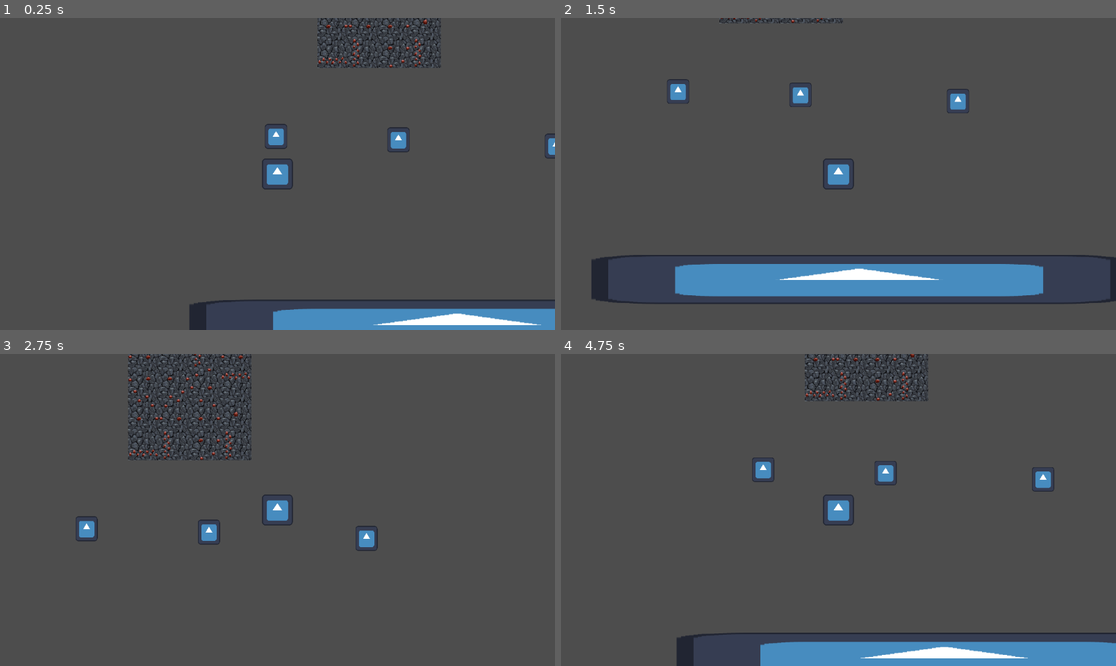
Above: before the commit, frames 1-4 (two rows, left to right).
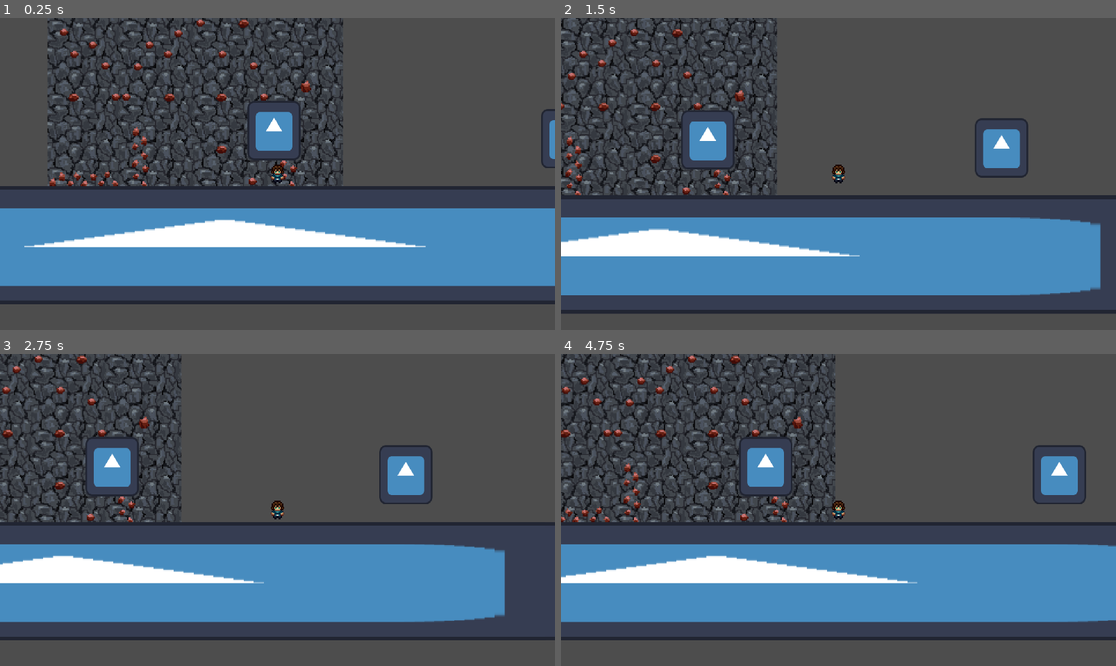
Above: after the commit, the same moments.

Repository: Tylefrost/Dyno
Game: Godot game, scene res://level_1.tscn
Same seed, same stepped clock (60 frames per second), same inputs: the game is played once before the commit and once after it. The engine's default icon, where the game draws it, is replaced by a stand-in: a white triangle on a blue panel in a dark square.
Inputs (mouse positions are in pixels of both pictures, inside the frame that each line leads up to):
- Up to frame 1 (0.25 s): no input
- Up to frame 2 (1.5 s): move the mouse to (960, 158) at 0.52 s; hold D (right) 0.53-1.28 s; click (960, 158) at 0.6 s; tap Space (jump) at 0.77, 0.8, 1.07, 1.35 s; move the mouse to (727, 189) at 1.27 s; hold A (left) from 1.28 s (still down)
- Up to frame 3 (2.75 s): tap Space (jump) at 1.52, 1.82, 2.3 s; click (166, 525) at 1.55 s; move the mouse to (333, 441) at 2.02 s; release A (left) at 2.03 s; hold D (right) from 2.03 s (still down); click (333, 441) at 2.1 s
- Up to frame 4 (4.75 s): move the mouse to (810, 572) at 2.77 s; click (810, 572) at 2.85 s; tap Space (jump) at 3.02, 3.32, 3.6, 3.77, 4.07, 4.52 s; move the mouse to (1005, 556) at 3.52 s; release D (right) at 3.53 s; hold A (left) from 3.53 s (still down); move the mouse to (672, 463) at 4.27 s; click (672, 463) at 4.35 s

The runs differ from the first frame. In frame 1, 43% of the frame differs, in the area x 0-100%, y 0-100%; in frame 2, 32%; in frame 3, 35%; in frame 4, 45%.

Commit message:
Added Player Sprites

Diff:
--- a/level_1.tscn
+++ b/level_1.tscn
@@ -20,6 +20,7 @@
 
 [node name="Player" parent="." instance=ExtResource("1_7x2ns")]
 position = Vector2(199, 156)
+scale = Vector2(1, 1)
 
 [node name="StaticBody2D" type="StaticBody2D" parent="."]
 position = Vector2(196, 198)
@@ -59,12 +60,12 @@
 scale = Vector2(8.68, 0.800005)
 
 [node name="CollisionShape2D" type="CollisionShape2D" parent="Floor"]
+position = Vector2(-48.212, -363.497)
 shape = SubResource("RectangleShape2D_e6iwv")
-metadata/_edit_lock_ = true
 
 [node name="Sprite2D" type="Sprite2D" parent="Floor"]
+position = Vector2(-48.212, -363.497)
 texture = ExtResource("2_d2yj7")
-metadata/_edit_lock_ = true
 
 [node name="Node2D" parent="." instance=ExtResource("3_w3p6v")]
-position = Vector2(282, -200)
+z_index = -1
--- a/player.gd
+++ b/player.gd
@@ -5,8 +5,8 @@
 @export var gravity_strength = 30
 
 #jumping
-@export var max_jump_force = 1000
-@export var min_jump_force = 300
+@export var max_jump_force = 400
+@export var min_jump_force = 100
 @export var jump_charge_time = 1
 var is_charging_jump = false
 var charge_start_time = 0
@@ -17,7 +17,7 @@
 var rope_length = 10
 var current_rope_length
 
-var speed = 300
+var speed = 100
 
 func _ready():
 	current_rope_length = rope_length
@@ -79,7 +79,7 @@
 			hooked = true
 			current_rope_length = global_position.distance_to(hook_pos)
 	if Input.is_action_just_released("left_click") and hooked:
-		velocity.y -= 15 * gravity_strength
+		velocity.y -= 10 * gravity_strength
 		hooked = false
 
 func get_hook_pos():
@@ -98,7 +98,7 @@
 	if global_position.distance_to(hook_pos) > current_rope_length:
 		global_position = hook_pos + radius.normalized() * current_rope_length
 
-	velocity += (hook_pos - global_position).normalized() * gravity_strength * delta
+	#velocity += (hook_pos - global_position).normalized() * gravity_strength * delta
 
 func die():
 	GameManager.respawn_player()
--- a/player.tscn
+++ b/player.tscn
@@ -1,10 +1,10 @@
 [gd_scene load_steps=4 format=3 uid="uid://pbwsgj41al4a"]
 
 [ext_resource type="Script" path="res://player.gd" id="1_5gwle"]
-[ext_resource type="Texture2D" uid="uid://d2wwqec14d3pj" path="res://icon.svg" id="1_tg2bs"]
+[ext_resource type="Texture2D" uid="uid://bu7p7r83jieg3" path="res://assets/sprites/player-Sheet.png" id="2_bog7f"]
 
 [sub_resource type="RectangleShape2D" id="RectangleShape2D_s4a61"]
-size = Vector2(130, 130)
+size = Vector2(12, 16)
 
 [node name="Player" type="CharacterBody2D"]
 scale = Vector2(0.5, 0.5)
@@ -18,141 +18,144 @@
 metadata/_edit_lock_ = true
 
 [node name="Sprite2D" type="Sprite2D" parent="."]
-texture = ExtResource("1_tg2bs")
+texture = ExtResource("2_bog7f")
+hframes = 4
+vframes = 8
 metadata/_edit_lock_ = true
 
 [node name="Raycast" type="Node2D" parent="."]
+scale = Vector2(0.05, 0.05)
 
 [node name="Raycast4" type="Node2D" parent="Raycast"]
 scale = Vector2(0.3, 0.3)
 
 [node name="RayCast2D" type="RayCast2D" parent="Raycast/Raycast4"]
-position = Vector2(100, 0)
+position = Vector2(20, -1.66667)
 rotation = 4.71239
 target_position = Vector2(0, 500)
 collision_mask = 2
 
 [node name="RayCast2D2" type="RayCast2D" parent="Raycast/Raycast4"]
-position = Vector2(100, 5)
+position = Vector2(20, 3.33333)
 rotation = 4.71239
 skew = 0.0872665
 target_position = Vector2(2.08165e-12, 500)
 collision_mask = 2
 
 [node name="RayCast2D3" type="RayCast2D" parent="Raycast/Raycast4"]
-position = Vector2(100, -5)
+position = Vector2(20, -6.66667)
 rotation = 4.71239
 skew = -0.0872665
 target_position = Vector2(0, 500)
 collision_mask = 2
 
 [node name="RayCast2D4" type="RayCast2D" parent="Raycast/Raycast4"]
-position = Vector2(100, 10)
+position = Vector2(20, 8.33333)
 rotation = 4.71239
 skew = 0.174533
 target_position = Vector2(2.08165e-12, 500)
 collision_mask = 2
 
 [node name="RayCast2D5" type="RayCast2D" parent="Raycast/Raycast4"]
-position = Vector2(100, -10)
+position = Vector2(20, -11.6667)
 rotation = 4.71239
 skew = -0.174533
 target_position = Vector2(2.08165e-12, 500)
 collision_mask = 2
 
 [node name="RayCast2D6" type="RayCast2D" parent="Raycast/Raycast4"]
-position = Vector2(100, 15)
+position = Vector2(20, 13.3333)
 rotation = 4.71239
 skew = 0.261799
 target_position = Vector2(2.08165e-12, 500)
 collision_mask = 2
 
 [node name="RayCast2D7" type="RayCast2D" parent="Raycast/Raycast4"]
-position = Vector2(100, -15)
+position = Vector2(20, -16.6667)
 rotation = 4.71239
 skew = -0.261799
 target_position = Vector2(2.08165e-12, 500)
 collision_mask = 2
 
 [node name="RayCast2D8" type="RayCast2D" parent="Raycast/Raycast4"]
-position = Vector2(100, 20)
+position = Vector2(20, 18.3333)
 rotation = 4.71239
 skew = 0.349066
 target_position = Vector2(2.08165e-12, 500)
 collision_mask = 2
 
 [node name="RayCast2D9" type="RayCast2D" parent="Raycast/Raycast4"]
-position = Vector2(100, -20)
+position = Vector2(20, -21.6667)
 rotation = 4.71239
 skew = -0.349066
 target_position = Vector2(2.08165e-12, 500)
 collision_mask = 2
 
 [node name="RayCast2D10" type="RayCast2D" parent="Raycast/Raycast4"]
-position = Vector2(100, 25)
+position = Vector2(20, 23.3333)
 rotation = 4.71239
 skew = 0.436332
 target_position = Vector2(2.08165e-12, 500)
 collision_mask = 2
 
 [node name="RayCast2D11" type="RayCast2D" parent="Raycast/Raycast4"]
-position = Vector2(100, -25)
+position = Vector2(20, -26.6667)
 rotation = 4.71239
 skew = -0.436332
 target_position = Vector2(2.08165e-12, 500)
 collision_mask = 2
 
 [node name="RayCast2D12" type="RayCast2D" parent="Raycast/Raycast4"]
-position = Vector2(100, 30)
+position = Vector2(20, 28.3333)
 rotation = 4.71239
 skew = 0.523599
 target_position = Vector2(2.08165e-12, 500)
 collision_mask = 2
 
 [node name="RayCast2D13" type="RayCast2D" parent="Raycast/Raycast4"]
-position = Vector2(100, -30)
+position = Vector2(20, -31.6667)
 rotation = 4.71239
 skew = -0.523599
 target_position = Vector2(2.08165e-12, 500)
 collision_mask = 2
 
 [node name="RayCast2D14" type="RayCast2D" parent="Raycast/Raycast4"]
-position = Vector2(100, 35)
+position = Vector2(20, 33.3333)
 rotation = 4.71239
 skew = 0.610865
 target_position = Vector2(2.08165e-12, 500)
 collision_mask = 2
 
 [node name="RayCast2D15" type="RayCast2D" parent="Raycast/Raycast4"]
-position = Vector2(100, -35)
+position = Vector2(20, -36.6667)
 rotation = 4.71239
 skew = -0.610865
 target_position = Vector2(2.08165e-12, 500)
 collision_mask = 2
 
 [node name="RayCast2D16" type="RayCast2D" parent="Raycast/Raycast4"]
-position = Vector2(100, 40)
+position = Vector2(20, 38.3333)
 rotation = 4.71239
 skew = 0.698132
 target_position = Vector2(2.08165e-12, 500)
 collision_mask = 2
 
 [node name="RayCast2D17" type="RayCast2D" parent="Raycast/Raycast4"]
-position = Vector2(100, -40)
+position = Vector2(20, -41.6667)
 rotation = 4.71239
 skew = -0.698132
 target_position = Vector2(2.08165e-12, 500)
 collision_mask = 2
 
 [node name="RayCast2D18" type="RayCast2D" parent="Raycast/Raycast4"]
-position = Vector2(100, 45)
+position = Vector2(20, 43.3333)
 rotation = 4.71239
 skew = 0.785398
 target_position = Vector2(2.08165e-12, 500)
 collision_mask = 2
 
 [node name="RayCast2D19" type="RayCast2D" parent="Raycast/Raycast4"]
-position = Vector2(100, -45)
+position = Vector2(20, -46.6667)
 rotation = 4.71239
 skew = -0.785398
 target_position = Vector2(2.08165e-12, 500)
@@ -163,132 +166,132 @@
 scale = Vector2(0.3, 0.3)
 
 [node name="RayCast2D" type="RayCast2D" parent="Raycast/Raycast3"]
-position = Vector2(100, 0)
+position = Vector2(26.6668, 1.66656)
 rotation = 4.71239
 target_position = Vector2(0, 500)
 collision_mask = 2
 
 [node name="RayCast2D2" type="RayCast2D" parent="Raycast/Raycast3"]
-position = Vector2(100, 5)
+position = Vector2(26.6668, 6.66656)
 rotation = 4.71239
 skew = 0.0872665
 target_position = Vector2(2.08165e-12, 500)
 collision_mask = 2
 
 [node name="RayCast2D3" type="RayCast2D" parent="Raycast/Raycast3"]
-position = Vector2(100, -5)
+position = Vector2(26.6668, -3.33344)
 rotation = 4.71239
 skew = -0.0872665
 target_position = Vector2(0, 500)
 collision_mask = 2
 
 [node name="RayCast2D4" type="RayCast2D" parent="Raycast/Raycast3"]
-position = Vector2(100, 10)
+position = Vector2(26.6668, 11.6666)
 rotation = 4.71239
 skew = 0.174533
 target_position = Vector2(2.08165e-12, 500)
 collision_mask = 2
 
 [node name="RayCast2D5" type="RayCast2D" parent="Raycast/Raycast3"]
-position = Vector2(100, -10)
+position = Vector2(26.6668, -8.33344)
 rotation = 4.71239
 skew = -0.174533
 target_position = Vector2(2.08165e-12, 500)
 collision_mask = 2
 
 [node name="RayCast2D6" type="RayCast2D" parent="Raycast/Raycast3"]
-position = Vector2(100, 15)
+position = Vector2(26.6668, 16.6666)
 rotation = 4.71239
 skew = 0.261799
 target_position = Vector2(2.08165e-12, 500)
 collision_mask = 2
 
 [node name="RayCast2D7" type="RayCast2D" parent="Raycast/Raycast3"]
-position = Vector2(100, -15)
+position = Vector2(26.6668, -13.3334)
 rotation = 4.71239
 skew = -0.261799
 target_position = Vector2(2.08165e-12, 500)
 collision_mask = 2
 
 [node name="RayCast2D8" type="RayCast2D" parent="Raycast/Raycast3"]
-position = Vector2(100, 20)
+position = Vector2(26.6668, 21.6666)
 rotation = 4.71239
 skew = 0.349066
 target_position = Vector2(2.08165e-12, 500)
 collision_mask = 2
 
 [node name="RayCast2D9" type="RayCast2D" parent="Raycast/Raycast3"]
-position = Vector2(100, -20)
+position = Vector2(26.6668, -18.3334)
 rotation = 4.71239
 skew = -0.349066
 target_position = Vector2(2.08165e-12, 500)
 collision_mask = 2
 
 [node name="RayCast2D10" type="RayCast2D" parent="Raycast/Raycast3"]
-position = Vector2(100, 25)
+position = Vector2(26.6668, 26.6666)
 rotation = 4.71239
 skew = 0.436332
 target_position = Vector2(2.08165e-12, 500)
 collision_mask = 2
 
 [node name="RayCast2D11" type="RayCast2D" parent="Raycast/Raycast3"]
-position = Vector2(100, -25)
+position = Vector2(26.6668, -23.3334)
 rotation = 4.71239
 skew = -0.436332
 target_position = Vector2(2.08165e-12, 500)
 collision_mask = 2
 
 [node name="RayCast2D12" type="RayCast2D" parent="Raycast/Raycast3"]
-position = Vector2(100, 30)
+position = Vector2(26.6668, 31.6666)
 rotation = 4.71239
 skew = 0.523599
 target_position = Vector2(2.08165e-12, 500)
 collision_mask = 2
 
 [node name="RayCast2D13" type="RayCast2D" parent="Raycast/Raycast3"]
-position = Vector2(100, -30)
+position = Vector2(26.6668, -28.3334)
 rotation = 4.71239
 skew = -0.523599
 target_position = Vector2(2.08165e-12, 500)
 collision_mask = 2
 
 [node name="RayCast2D14" type="RayCast2D" parent="Raycast/Raycast3"]
-position = Vector2(100, 35)
+position = Vector2(26.6668, 36.6666)
 rotation = 4.71239
 skew = 0.610865
 target_position = Vector2(2.08165e-12, 500)
 collision_mask = 2
 
 [node name="RayCast2D15" type="RayCast2D" parent="Raycast/Raycast3"]
-position = Vector2(100, -35)
+position = Vector2(26.6668, -33.3334)
 rotation = 4.71239
 skew = -0.610865
 target_position = Vector2(2.08165e-12, 500)
 collision_mask = 2
 
 [node name="RayCast2D16" type="RayCast2D" parent="Raycast/Raycast3"]
-position = Vector2(100, 40)
+position = Vector2(26.6668, 41.6666)
 rotation = 4.71239
 skew = 0.698132
 target_position = Vector2(2.08165e-12, 500)
 collision_mask = 2
 
 [node name="RayCast2D17" type="RayCast2D" parent="Raycast/Raycast3"]
-position = Vector2(100, -40)
+position = Vector2(26.6668, -38.3334)
 rotation = 4.71239
 skew = -0.698132
 target_position = Vector2(2.08165e-12, 500)
 collision_mask = 2
 
 [node name="RayCast2D18" type="RayCast2D" parent="Raycast/Raycast3"]
-position = Vector2(100, 45)
+position = Vector2(26.6668, 46.6666)
 rotation = 4.71239
 skew = 0.785398
 target_position = Vector2(2.08165e-12, 500)
 collision_mask = 2
 
 [node name="RayCast2D19" type="RayCast2D" parent="Raycast/Raycast3"]
-position = Vector2(100, -45)
+position = Vector2(26.6668, -43.3334)
 rotation = 4.71239
 skew = -0.785398
 target_position = Vector2(2.08165e-12, 500)
@@ -299,132 +302,132 @@
 scale = Vector2(0.3, 0.3)
 
 [node name="RayCast2D" type="RayCast2D" parent="Raycast/Raycast2"]
-position = Vector2(100, 0)
+position = Vector2(26.6665, -1.66656)
 rotation = 4.71239
 target_position = Vector2(0, 500)
 collision_mask = 2
 
 [node name="RayCast2D2" type="RayCast2D" parent="Raycast/Raycast2"]
-position = Vector2(100, 5)
+position = Vector2(26.6665, 3.33344)
 rotation = 4.71239
 skew = 0.0872665
 target_position = Vector2(2.08165e-12, 500)
 collision_mask = 2
 
 [node name="RayCast2D3" type="RayCast2D" parent="Raycast/Raycast2"]
-position = Vector2(100, -5)
+position = Vector2(26.6665, -6.66656)
 rotation = 4.71239
 skew = -0.0872665
 target_position = Vector2(0, 500)
 collision_mask = 2
 
 [node name="RayCast2D4" type="RayCast2D" parent="Raycast/Raycast2"]
-position = Vector2(100, 10)
+position = Vector2(26.6665, 8.33344)
 rotation = 4.71239
 skew = 0.174533
 target_position = Vector2(2.08165e-12, 500)
 collision_mask = 2
 
 [node name="RayCast2D5" type="RayCast2D" parent="Raycast/Raycast2"]
-position = Vector2(100, -10)
+position = Vector2(26.6665, -11.6666)
 rotation = 4.71239
 skew = -0.174533
 target_position = Vector2(2.08165e-12, 500)
 collision_mask = 2
 
 [node name="RayCast2D6" type="RayCast2D" parent="Raycast/Raycast2"]
-position = Vector2(100, 15)
+position = Vector2(26.6665, 13.3334)
 rotation = 4.71239
 skew = 0.261799
 target_position = Vector2(2.08165e-12, 500)
 collision_mask = 2
 
 [node name="RayCast2D7" type="RayCast2D" parent="Raycast/Raycast2"]
-position = Vector2(100, -15)
+position = Vector2(26.6665, -16.6666)
 rotation = 4.71239
 skew = -0.261799
 target_position = Vector2(2.08165e-12, 500)
 collision_mask = 2
 
 [node name="RayCast2D8" type="RayCast2D" parent="Raycast/Raycast2"]
-position = Vector2(100, 20)
+position = Vector2(26.6665, 18.3334)
 rotation = 4.71239
 skew = 0.349066
 target_position = Vector2(2.08165e-12, 500)
 collision_mask = 2
 
 [node name="RayCast2D9" type="RayCast2D" parent="Raycast/Raycast2"]
-position = Vector2(100, -20)
+position = Vector2(26.6665, -21.6666)
 rotation = 4.71239
 skew = -0.349066
 target_position = Vector2(2.08165e-12, 500)
 collision_mask = 2
 
 [node name="RayCast2D10" type="RayCast2D" parent="Raycast/Raycast2"]
-position = Vector2(100, 25)
+position = Vector2(26.6665, 23.3334)
 rotation = 4.71239
 skew = 0.436332
 target_position = Vector2(2.08165e-12, 500)
 collision_mask = 2
 
 [node name="RayCast2D11" type="RayCast2D" parent="Raycast/Raycast2"]
-position = Vector2(100, -25)
+position = Vector2(26.6665, -26.6666)
 rotation = 4.71239
 skew = -0.436332
 target_position = Vector2(2.08165e-12, 500)
 collision_mask = 2
 
 [node name="RayCast2D12" type="RayCast2D" parent="Raycast/Raycast2"]
-position = Vector2(100, 30)
+position = Vector2(26.6665, 28.3334)
 rotation = 4.71239
 skew = 0.523599
 target_position = Vector2(2.08165e-12, 500)
 collision_mask = 2
 
 [node name="RayCast2D13" type="RayCast2D" parent="Raycast/Raycast2"]
-position = Vector2(100, -30)
+position = Vector2(26.6665, -31.6666)
 rotation = 4.71239
 skew = -0.523599
 target_position = Vector2(2.08165e-12, 500)
 collision_mask = 2
 
 [node name="RayCast2D14" type="RayCast2D" parent="Raycast/Raycast2"]
-position = Vector2(100, 35)
+position = Vector2(26.6665, 33.3334)
 rotation = 4.71239
 skew = 0.610865
 target_position = Vector2(2.08165e-12, 500)
 collision_mask = 2
 
 [node name="RayCast2D15" type="RayCast2D" parent="Raycast/Raycast2"]
-position = Vector2(100, -35)
+position = Vector2(26.6665, -36.6666)
 rotation = 4.71239
 skew = -0.610865
 target_position = Vector2(2.08165e-12, 500)
 collision_mask = 2
 
 [node name="RayCast2D16" type="RayCast2D" parent="Raycast/Raycast2"]
-position = Vector2(100, 40)
+position = Vector2(26.6665, 38.3334)
 rotation = 4.71239
 skew = 0.698132
 target_position = Vector2(2.08165e-12, 500)
 collision_mask = 2
 
 [node name="RayCast2D17" type="RayCast2D" parent="Raycast/Raycast2"]
-position = Vector2(100, -40)
+position = Vector2(26.6665, -41.6666)
 rotation = 4.71239
 skew = -0.698132
 target_position = Vector2(2.08165e-12, 500)
 collision_mask = 2
 
 [node name="RayCast2D18" type="RayCast2D" parent="Raycast/Raycast2"]
-position = Vector2(100, 45)
+position = Vector2(26.6665, 43.3334)
 rotation = 4.71239
 skew = 0.785398
 target_position = Vector2(2.08165e-12, 500)
 collision_mask = 2
 
 [node name="RayCast2D19" type="RayCast2D" parent="Raycast/Raycast2"]
-position = Vector2(100, -45)
+position = Vector2(26.6665, -46.6666)
 rotation = 4.71239
 skew = -0.785398
 target_position = Vector2(2.08165e-12, 500)
@@ -435,132 +438,132 @@
 scale = Vector2(0.3, 0.3)
 
 [node name="RayCast2D" type="RayCast2D" parent="Raycast/Raycast1"]
-position = Vector2(100, 0)
+position = Vector2(19.9999, 1.66672)
 rotation = 4.71239
 target_position = Vector2(0, 500)
 collision_mask = 2
 
 [node name="RayCast2D2" type="RayCast2D" parent="Raycast/Raycast1"]
-position = Vector2(100, 5)
+position = Vector2(19.9999, 6.66672)
 rotation = 4.71239
 skew = 0.0872665
 target_position = Vector2(2.08165e-12, 500)
 collision_mask = 2
 
 [node name="RayCast2D3" type="RayCast2D" parent="Raycast/Raycast1"]
-position = Vector2(100, -5)
+position = Vector2(19.9999, -3.33328)
 rotation = 4.71239
 skew = -0.0872665
 target_position = Vector2(0, 500)
 collision_mask = 2
 
 [node name="RayCast2D4" type="RayCast2D" parent="Raycast/Raycast1"]
-position = Vector2(100, 10)
+position = Vector2(19.9999, 11.6667)
 rotation = 4.71239
 skew = 0.174533
 target_position = Vector2(2.08165e-12, 500)
 collision_mask = 2
 
 [node name="RayCast2D5" type="RayCast2D" parent="Raycast/Raycast1"]
-position = Vector2(100, -10)
+position = Vector2(19.9999, -8.33329)
 rotation = 4.71239
 skew = -0.174533
 target_position = Vector2(2.08165e-12, 500)
 collision_mask = 2
 
 [node name="RayCast2D6" type="RayCast2D" parent="Raycast/Raycast1"]
-position = Vector2(100, 15)
+position = Vector2(19.9999, 16.6667)
 rotation = 4.71239
 skew = 0.261799
 target_position = Vector2(2.08165e-12, 500)
 collision_mask = 2
 
 [node name="RayCast2D7" type="RayCast2D" parent="Raycast/Raycast1"]
-position = Vector2(100, -15)
+position = Vector2(19.9999, -13.3333)
 rotation = 4.71239
 skew = -0.261799
 target_position = Vector2(2.08165e-12, 500)
 collision_mask = 2
 
 [node name="RayCast2D8" type="RayCast2D" parent="Raycast/Raycast1"]
-position = Vector2(100, 20)
+position = Vector2(19.9999, 21.6667)
 rotation = 4.71239
 skew = 0.349066
 target_position = Vector2(2.08165e-12, 500)
 collision_mask = 2
 
 [node name="RayCast2D9" type="RayCast2D" parent="Raycast/Raycast1"]
-position = Vector2(100, -20)
+position = Vector2(19.9999, -18.3333)
 rotation = 4.71239
 skew = -0.349066
 target_position = Vector2(2.08165e-12, 500)
 collision_mask = 2
 
 [node name="RayCast2D10" type="RayCast2D" parent="Raycast/Raycast1"]
-position = Vector2(100, 25)
+position = Vector2(19.9999, 26.6667)
 rotation = 4.71239
 skew = 0.436332
 target_position = Vector2(2.08165e-12, 500)
 collision_mask = 2
 
 [node name="RayCast2D11" type="RayCast2D" parent="Raycast/Raycast1"]
-position = Vector2(100, -25)
+position = Vector2(19.9999, -23.3333)
 rotation = 4.71239
 skew = -0.436332
 target_position = Vector2(2.08165e-12, 500)
 collision_mask = 2
 
 [node name="RayCast2D12" type="RayCast2D" parent="Raycast/Raycast1"]
-position = Vector2(100, 30)
+position = Vector2(19.9999, 31.6667)
 rotation = 4.71239
 skew = 0.523599
 target_position = Vector2(2.08165e-12, 500)
 collision_mask = 2
 
 [node name="RayCast2D13" type="RayCast2D" parent="Raycast/Raycast1"]
-position = Vector2(100, -30)
+position = Vector2(19.9999, -28.3333)
 rotation = 4.71239
 skew = -0.523599
 target_position = Vector2(2.08165e-12, 500)
 collision_mask = 2
 
 [node name="RayCast2D14" type="RayCast2D" parent="Raycast/Raycast1"]
-position = Vector2(100, 35)
+position = Vector2(19.9999, 36.6667)
 rotation = 4.71239
 skew = 0.610865
 target_position = Vector2(2.08165e-12, 500)
 collision_mask = 2
 
 [node name="RayCast2D15" type="RayCast2D" parent="Raycast/Raycast1"]
-position = Vector2(100, -35)
+position = Vector2(19.9999, -33.3333)
 rotation = 4.71239
 skew = -0.610865
 target_position = Vector2(2.08165e-12, 500)
 collision_mask = 2
 
 [node name="RayCast2D16" type="RayCast2D" parent="Raycast/Raycast1"]
-position = Vector2(100, 40)
+position = Vector2(19.9999, 41.6667)
 rotation = 4.71239
 skew = 0.698132
 target_position = Vector2(2.08165e-12, 500)
 collision_mask = 2
 
 [node name="RayCast2D17" type="RayCast2D" parent="Raycast/Raycast1"]
-position = Vector2(100, -40)
+position = Vector2(19.9999, -38.3333)
 rotation = 4.71239
 skew = -0.698132
 target_position = Vector2(2.08165e-12, 500)
 collision_mask = 2
 
 [node name="RayCast2D18" type="RayCast2D" parent="Raycast/Raycast1"]
-position = Vector2(100, 45)
+position = Vector2(19.9999, 46.6667)
 rotation = 4.71239
 skew = 0.785398
 target_position = Vector2(2.08165e-12, 500)
 collision_mask = 2
 
 [node name="RayCast2D19" type="RayCast2D" parent="Raycast/Raycast1"]
-position = Vector2(100, -45)
+position = Vector2(19.9999, -43.3333)
 rotation = 4.71239
 skew = -0.785398
 target_position = Vector2(2.08165e-12, 500)
--- a/project.godot
+++ b/project.godot
@@ -18,6 +18,12 @@
 [autoload]
 
 GameManager="*res://GameManager.gd"
+
+[display]
+
+window/size/viewport_width=1920
+window/size/viewport_height=1080
+window/stretch/scale=4.0
 
 [input]
 
--- a/tileset.tscn
+++ b/tileset.tscn
@@ -174,7 +174,7 @@
 
 [sub_resource type="TileSet" id="TileSet_k5mfc"]
 tile_size = Vector2i(64, 64)
-physics_layer_0/collision_layer = 1
+physics_layer_0/collision_layer = 2
 sources/0 = SubResource("TileSetAtlasSource_6rbrs")
 
 [node name="Node2D" type="Node2D"]
